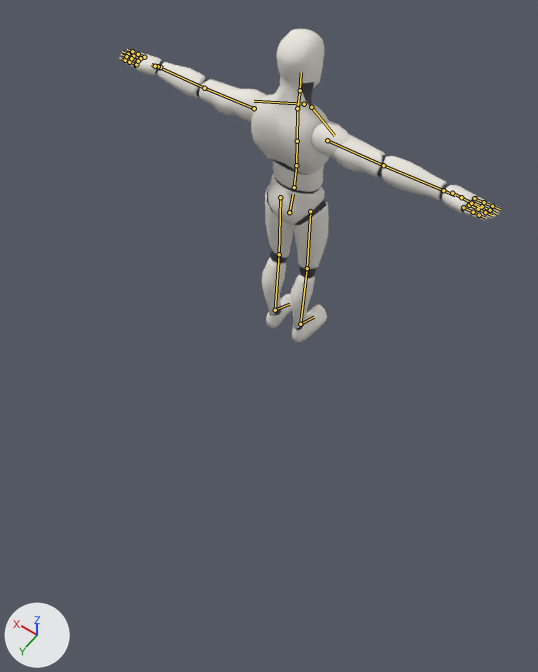
What one commit did to the glTF model crates/terra_sandbox/assets/models/character/figure.gltf.
Camera for both pictures: a 50 mm lens placed at (-1.5, 2.32, 3.42), pointed at (-0.3, 0.65, 0.79). Lighting does not change. The marker at lower left points along +X, +Y and +Z. The first picture is the older version. The bones that change, and the others that lie on the model, are drawn over the model as lines.

Objects in the first picture: 'Mannequin'.
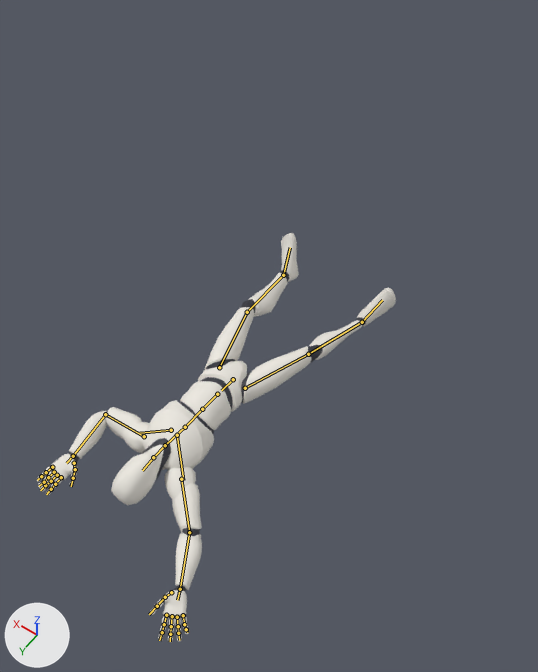
The newer file adds an action. The first version stands in its rest pose; the second is drawn at frame 49 of the action 'Death01'.

Where the change shows, as pixel boxes [x1, y1, x2, y2] in the pictures (538 x 672 px):
'Mannequin', posed (31% taller): before [120, 29, 501, 342]; after [37, 233, 396, 642]
bone 'DEF-hips', root to tip: before (289, 212) to (293, 194); after (233, 379) to (221, 390)
bone 'DEF-spine.002', root to tip: before (296, 165) to (297, 141); after (202, 409) to (185, 427)
bone 'DEF-spine.003', root to tip: before (297, 141) to (297, 110); after (185, 427) to (166, 444)
bone 'DEF-neck', root to tip: before (297, 108) to (300, 90); after (165, 445) to (153, 457)
bone 'DEF-head', root to tip: before (300, 90) to (301, 72); after (153, 457) to (142, 470)
bone 'DEF-shoulder.L', root to tip: before (304, 104) to (254, 101); after (171, 430) to (139, 433)
bone 'DEF-upper_arm.L', root to tip: before (254, 108) to (204, 88); after (144, 436) to (105, 414)
bone 'DEF-forearm.L', root to tip: before (204, 88) to (159, 67); after (105, 414) to (73, 456)
bone 'DEF-hand.L', root to tip: before (159, 67) to (151, 64); after (73, 456) to (66, 463)
bone 'DEF-f_index.01.L', root to tip: before (144, 57) to (138, 54); after (61, 477) to (55, 484)
bone 'DEF-f_middle.02.L', root to tip: before (133, 56) to (128, 54); after (51, 481) to (45, 485)
bone 'DEF-f_middle.03.L', root to tip: before (128, 54) to (122, 51); after (45, 485) to (40, 490)
bone 'DEF-f_pinky.03.L', root to tip: before (125, 60) to (120, 58); after (41, 476) to (37, 480)
bone 'DEF-f_ring.02.L', root to tip: before (131, 58) to (126, 56); after (48, 477) to (44, 482)
bone 'DEF-f_ring.03.L', root to tip: before (126, 56) to (121, 54); after (44, 482) to (39, 486)
bone 'DEF-thumb.01.L', root to tip: before (160, 67) to (158, 66); after (74, 463) to (75, 469)
bone 'DEF-thumb.02.L', root to tip: before (158, 66) to (155, 66); after (75, 469) to (73, 478)
bone 'DEF-shoulder.R', root to tip: before (311, 107) to (334, 135); after (177, 435) to (183, 480)
bone 'DEF-upper_arm.R', root to tip: before (327, 140) to (383, 165); after (181, 479) to (189, 532)
bone 'DEF-forearm.R', root to tip: before (383, 165) to (443, 190); after (189, 532) to (180, 589)
bone 'DEF-hand.R', root to tip: before (443, 190) to (455, 195); after (180, 589) to (177, 600)
bone 'DEF-f_middle.01.R', root to tip: before (472, 202) to (482, 206); after (172, 616) to (171, 626)
bone 'DEF-f_middle.02.R', root to tip: before (482, 206) to (490, 210); after (171, 626) to (170, 634)
bone 'DEF-f_pinky.01.R', root to tip: before (463, 207) to (473, 212); after (183, 615) to (184, 624)
bone 'DEF-f_pinky.02.R', root to tip: before (473, 212) to (479, 215); after (184, 624) to (186, 629)
bone 'DEF-f_ring.01.R', root to tip: before (469, 205) to (478, 209); after (177, 617) to (178, 626)
bone 'DEF-f_ring.02.R', root to tip: before (478, 209) to (485, 212); after (178, 626) to (178, 633)
bone 'DEF-thumb.01.R', root to tip: before (452, 193) to (461, 197); after (171, 592) to (165, 597)
bone 'DEF-thumb.02.R', root to tip: before (461, 197) to (471, 203); after (165, 597) to (157, 606)
bone 'DEF-thigh.L', root to tip: before (280, 197) to (279, 254); after (219, 367) to (247, 312)
bone 'DEF-shin.L', root to tip: before (279, 254) to (275, 310); after (247, 312) to (283, 275)
bone 'DEF-foot.L', root to tip: before (275, 310) to (289, 304); after (283, 275) to (290, 247)
bone 'DEF-thigh.R', root to tip: before (310, 211) to (307, 268); after (245, 388) to (308, 354)
bone 'DEF-shin.R', root to tip: before (307, 268) to (300, 324); after (308, 354) to (362, 322)
bone 'DEF-foot.R', root to tip: before (300, 324) to (314, 317); after (362, 322) to (382, 300)

The change in detail:
Bone 'DEF-hips' (bone_def_hips) moves from (0.0, 0.0, 0.0) to (0.01, -0.951, -0.267).
Bone 'DEF-hips' (bone_def_hips) turns from (0, 0, 0) to (-93, 2, 14) degrees about its own x, y and z.
Bone 'DEF-spine.002' (bone_def_spine_002) turns from (0, 0, 0) to (6, 0, 0) degrees about its own x, y and z.
Bone 'DEF-spine.003' (bone_def_spine_003) turns from (0, 0, 0) to (18, -2, 1) degrees about its own x, y and z.
Bone 'DEF-neck' (bone_def_neck) turns from (0, 0, 0) to (-39, 1, -1) degrees about its own x, y and z.
Bone 'DEF-head' (bone_def_head) turns from (0, 0, 0) to (-5, 1, -1) degrees about its own x, y and z.
Bone 'DEF-shoulder.L' (bone_def_shoulder_l) turns from (0, 0, 0) to (0, 0, 21) degrees about its own x, y and z.
Bone 'DEF-upper_arm.L' (bone_def_upper_arm_l) turns from (0, 0, 0) to (0, 0, -7) degrees about its own x, y and z.
Bone 'DEF-forearm.L' (bone_def_forearm_l) turns from (0, 0, 0) to (97, -117, -4) degrees about its own x, y and z.
Bone 'DEF-hand.L' (bone_def_hand_l) turns from (0, 0, 0) to (-5, -20, 2) degrees about its own x, y and z.
Bone 'DEF-f_index.01.L' (bone_def_f_index_01_l) turns from (0, 0, 0) to (6, 0, 3) degrees about its own x, y and z.
Bone 'DEF-f_middle.02.L' (bone_def_f_middle_02_l) turns from (0, 0, 0) to (4, 0, 0) degrees about its own x, y and z.
Bone 'DEF-f_middle.03.L' (bone_def_f_middle_03_l) turns from (0, 0, 0) to (4, 0, 0) degrees about its own x, y and z.
Bone 'DEF-f_pinky.03.L' (bone_def_f_pinky_03_l) turns from (0, 0, 0) to (4, 0, 0) degrees about its own x, y and z.
Bone 'DEF-f_ring.02.L' (bone_def_f_ring_02_l) turns from (0, 0, 0) to (4, 0, 0) degrees about its own x, y and z.
Bone 'DEF-f_ring.03.L' (bone_def_f_ring_03_l) turns from (0, 0, 0) to (4, 0, 0) degrees about its own x, y and z.
Bone 'DEF-thumb.01.L' (bone_def_thumb_01_l) turns from (0, 0, 0) to (-26, 1, 2) degrees about its own x, y and z.
Bone 'DEF-thumb.02.L' (bone_def_thumb_02_l) turns from (0, 0, 0) to (19, -16, -15) degrees about its own x, y and z.
Bone 'DEF-shoulder.R' (bone_def_shoulder_r) turns from (0, 0, 0) to (22, 2, -6) degrees about its own x, y and z.
Bone 'DEF-upper_arm.R' (bone_def_upper_arm_r) turns from (0, 0, 0) to (-8, -1, -19) degrees about its own x, y and z.
Bone 'DEF-forearm.R' (bone_def_forearm_r) turns from (0, 0, 0) to (-10, 40, -24) degrees about its own x, y and z.
Bone 'DEF-hand.R' (bone_def_hand_r) turns from (0, 0, 0) to (-39, 77, -45) degrees about its own x, y and z.
Bone 'DEF-f_middle.01.R' (bone_def_f_middle_01_r) turns from (0, 0, 0) to (8, -1, 8) degrees about its own x, y and z.
Bone 'DEF-f_middle.02.R' (bone_def_f_middle_02_r) turns from (0, 0, 0) to (8, -3, 0) degrees about its own x, y and z.
Bone 'DEF-f_pinky.01.R' (bone_def_f_pinky_01_r) turns from (0, 0, 0) to (16, -3, 21) degrees about its own x, y and z.
Bone 'DEF-f_pinky.02.R' (bone_def_f_pinky_02_r) turns from (0, 0, 0) to (18, -9, 0) degrees about its own x, y and z.
Bone 'DEF-f_ring.01.R' (bone_def_f_ring_01_r) turns from (0, 0, 0) to (7, -1, 19) degrees about its own x, y and z.
Bone 'DEF-f_ring.02.R' (bone_def_f_ring_02_r) turns from (0, 0, 0) to (8, -6, 0) degrees about its own x, y and z.
Bone 'DEF-thumb.01.R' (bone_def_thumb_01_r) turns from (0, 0, 0) to (-8, -1, -9) degrees about its own x, y and z.
Bone 'DEF-thumb.02.R' (bone_def_thumb_02_r) turns from (0, 0, 0) to (-2, 8, 38) degrees about its own x, y and z.
Bone 'DEF-thigh.L' (bone_def_thigh_l) turns from (0, 0, 0) to (3, 0, -17) degrees about its own x, y and z.
Bone 'DEF-shin.L' (bone_def_shin_l) turns from (0, 0, 0) to (11, -46, 4) degrees about its own x, y and z.
Bone 'DEF-foot.L' (bone_def_foot_l) turns from (0, 0, 0) to (16, -1, 14) degrees about its own x, y and z.
Bone 'DEF-thigh.R' (bone_def_thigh_r) turns from (0, 0, 0) to (-9, 2, 20) degrees about its own x, y and z.
Bone 'DEF-shin.R' (bone_def_shin_r) turns from (0, 0, 0) to (13, 23, -2) degrees about its own x, y and z.
Bone 'DEF-foot.R' (bone_def_foot_r) turns from (0, 0, 0) to (20, 11, -19) degrees about its own x, y and z.
